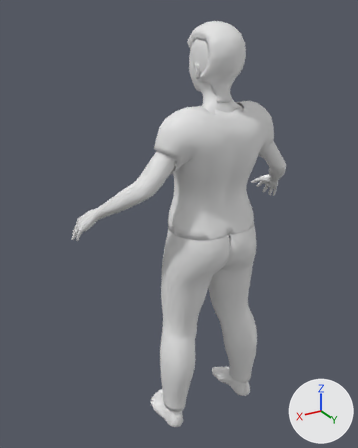
What one commit did to the glTF model corpos/corpo-adolescente-f-normal.glb.
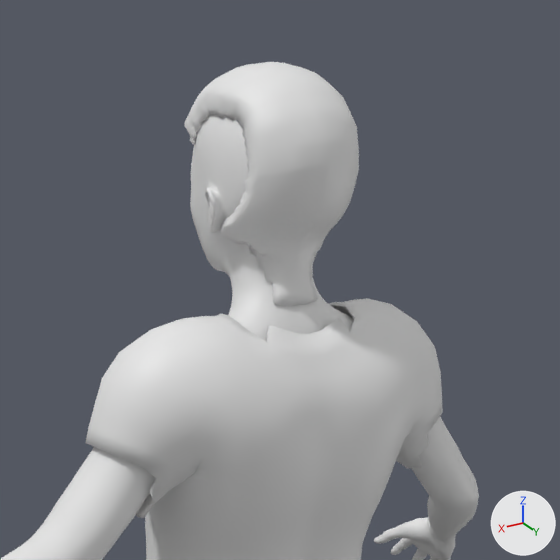
Each version is shown whole from a 50 mm lens placed at (1.146, 1.72, 0.954), pointed at (0.076, -0.064, 0.062), then close up on the part from 35% to 88% of the width and 0% to 42% of the height. Every picture has the same lights, and +X, +Y and +Z are marked at lower right. The older version's two pictures come first. Vertices at exactly the same position are counted once.

In view in the first close-up: 'cabelo', 'camiseta', 'pele'.
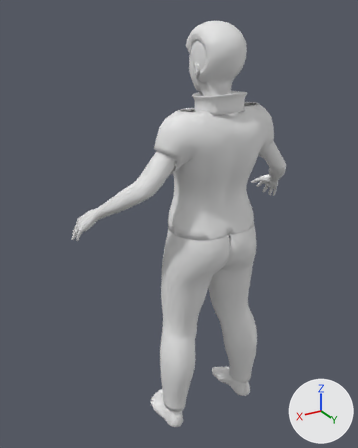
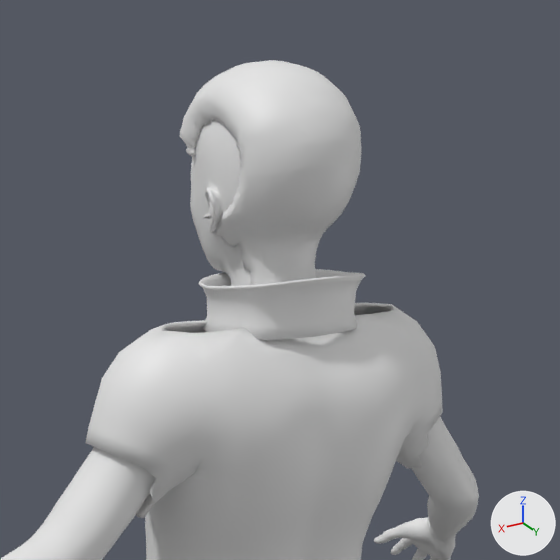
The edits, one by one:
me_cabelo_022 is used by ob_cabelo; location (0.0, 0.0, 0.0).
me_cabelo_022 had 2252 vertices, 4500 faces and spanned x -0.084..0.084, y -0.032..0.206, z 0.63..0.92.
me_cabelo_022 now has 2327 vertices, 4500 faces and spans x -0.093..0.093, y -0.035..0.209, z 0.592..0.921.
me_cabelo_022 part 1: 9 vertices moved within x -0.079..0.041, y 0.091..0.198, z 0.661..0.871; 2180 vertices removed from x -0.084..0.084, y -0.032..0.206, z 0.63..0.92; 1674 vertices added at x -0.093..0.093, y -0.035..0.209, z 0.592..0.921.
Other edits to the shape of me_cabelo_022 do not show in these pictures.
me_camiseta_022 is used by ob_camiseta; location (0.0, 0.0, 0.0).
me_camiseta_022 had 1928 vertices, 3864 faces and spanned x -0.278..0.278, y -0.064..0.236, z 0.1..0.621.
me_camiseta_022 now has 1936 vertices, 3880 faces and spans x -0.278..0.278, y -0.064..0.236, z 0.1..0.611.
Part 2, on me_camiseta_022:
26 vertices are removed from x -0.184..-0.055, y 0.062..0.171, z 0.609..0.621.
89 faces are deleted.
5 vertices move from x -0.143..-0.084, y 0.089..0.142, z 0.61..0.62 to x -0.159..-0.081, y 0.089..0.162, z 0.607..0.611.
30 vertices are added at x -0.185..-0.045, y 0.058..0.175, z 0.607..0.611.
97 new faces join them.
Part 3, on me_camiseta_022:
26 vertices are removed from x 0.055..0.184, y 0.062..0.171, z 0.609..0.621.
89 faces are deleted.
5 vertices move from x 0.084..0.143, y 0.089..0.142, z 0.61..0.62 to x 0.081..0.159, y 0.089..0.162, z 0.607..0.611.
30 vertices are added at x 0.045..0.185, y 0.058..0.175, z 0.607..0.611.
97 new faces join them.
Mesh me_gola_022 is new.
It has 480 vertices, 960 faces and spans x -0.112..0.112, y 0.019..0.205, z 0.597..0.671.
Object 'gola' (ob_gola) is new; it shows me_gola_022.
Its location is (0.0, 0.0, 0.0).

Pixel boxes (x1, y1, x2, y2) of what changed, in the close-ups (560 x 560 px; the box of a moved part takes in the faces that stretch with it):
'camiseta', reshaped: before (85, 298, 443, 560); after (85, 303, 443, 560)
'cabelo', reshaped: before (185, 62, 359, 306); after (180, 60, 361, 285)
'gola', added: after (199, 269, 366, 340)
part 2 of me_camiseta_022, moved or reshaped: before (328, 298, 413, 342); after (348, 303, 413, 342)
part 3 of me_camiseta_022, moved or reshaped: before (127, 313, 283, 369); after (127, 320, 270, 369)
